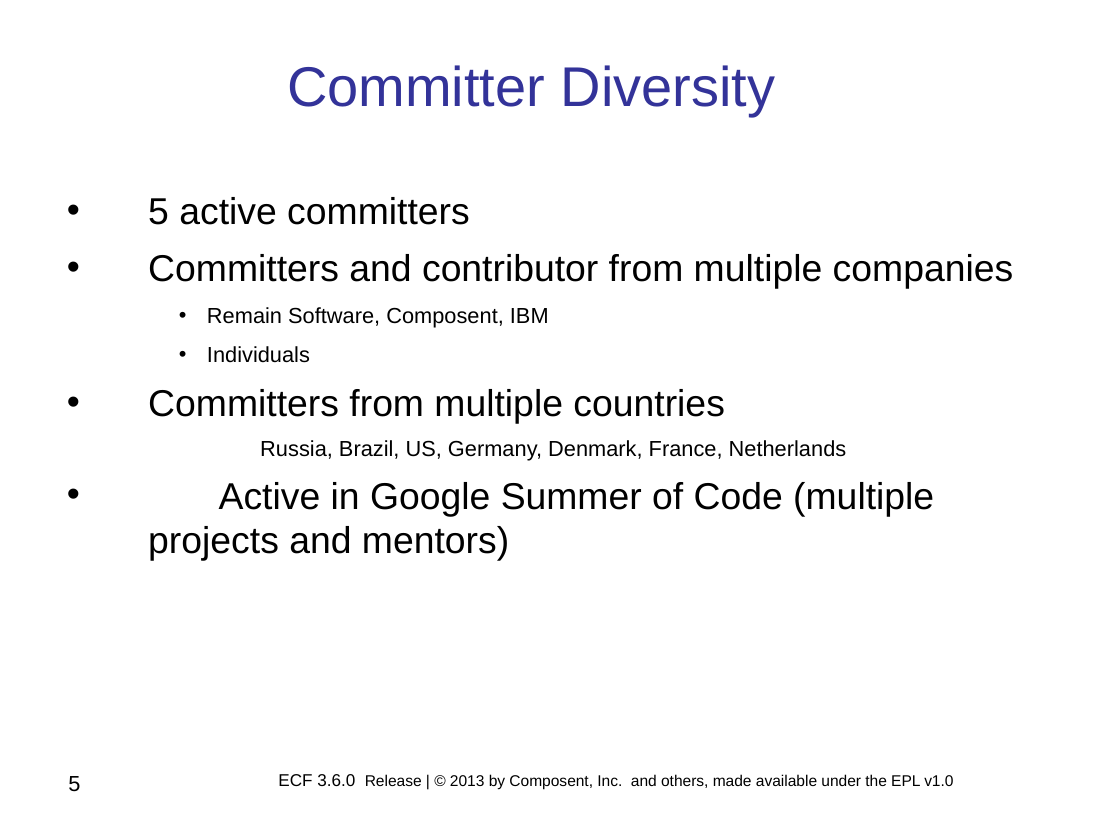
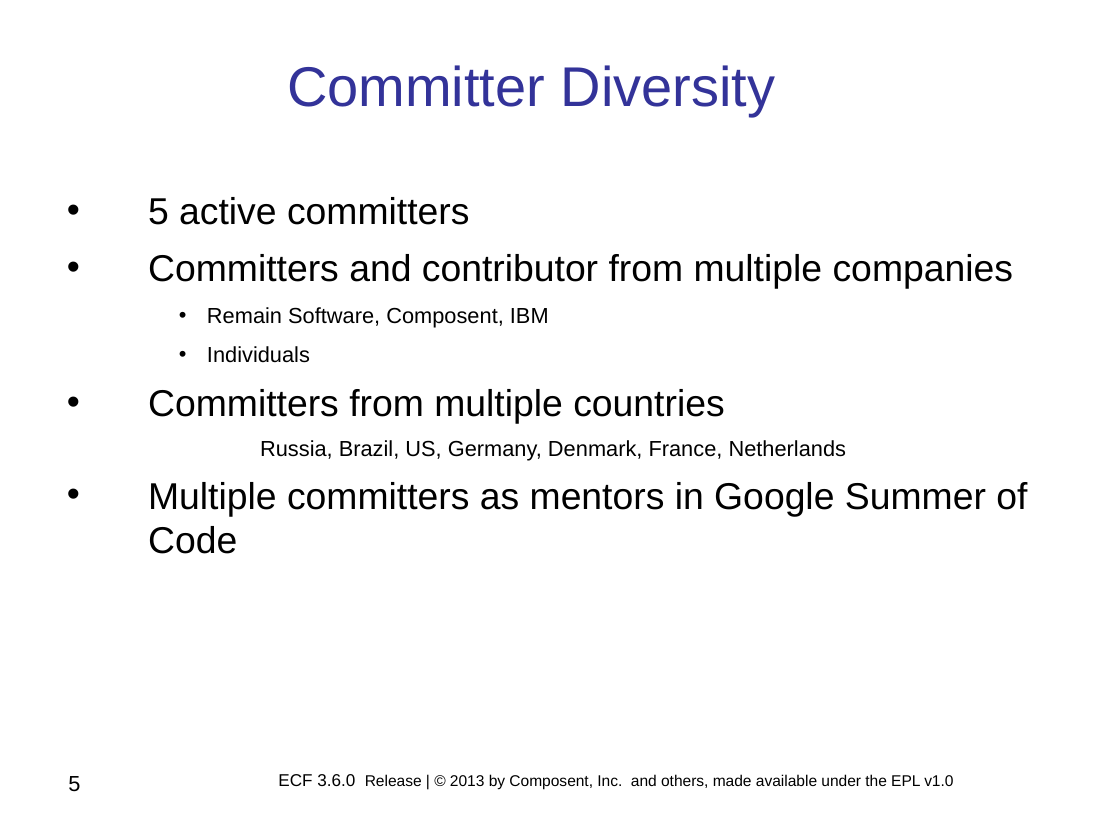
Before and after one commit to eclipse/ecf-website, a slide deck: slide 5 of reviews/ECF_Project_3.6.0_Release_Review.ppt. Drawn at 1120x840 pixels with LibreOffice and Linux fonts; fonts in the diff are those of the drawing; background and template pictures are left out. Boxes give left, top, right and bottom in pixels: in the first picture for what was removed or moved away, otherwise in the second. Text is boxed around its words. In the diff, an @@ line names an element or a change of style, - is before the commit and + after.

```diff
--- a/reviews/ECF_Project_3.6.0_Release_Review.ppt
+++ b/reviews/ECF_Project_3.6.0_Release_Review.ppt
@@ text at box(148, 197, 1014, 461): indent changed @@
@@ text at box(148, 482, 1027, 554): text changed @@
-• Active in Google Summer of Code (multiple projects and mentors)
+• Multiple committers as mentors in Google Summer of Code
```
Also in this commit, not shown: 7 other slides changed, 1 slide added, 1 slide removed.
